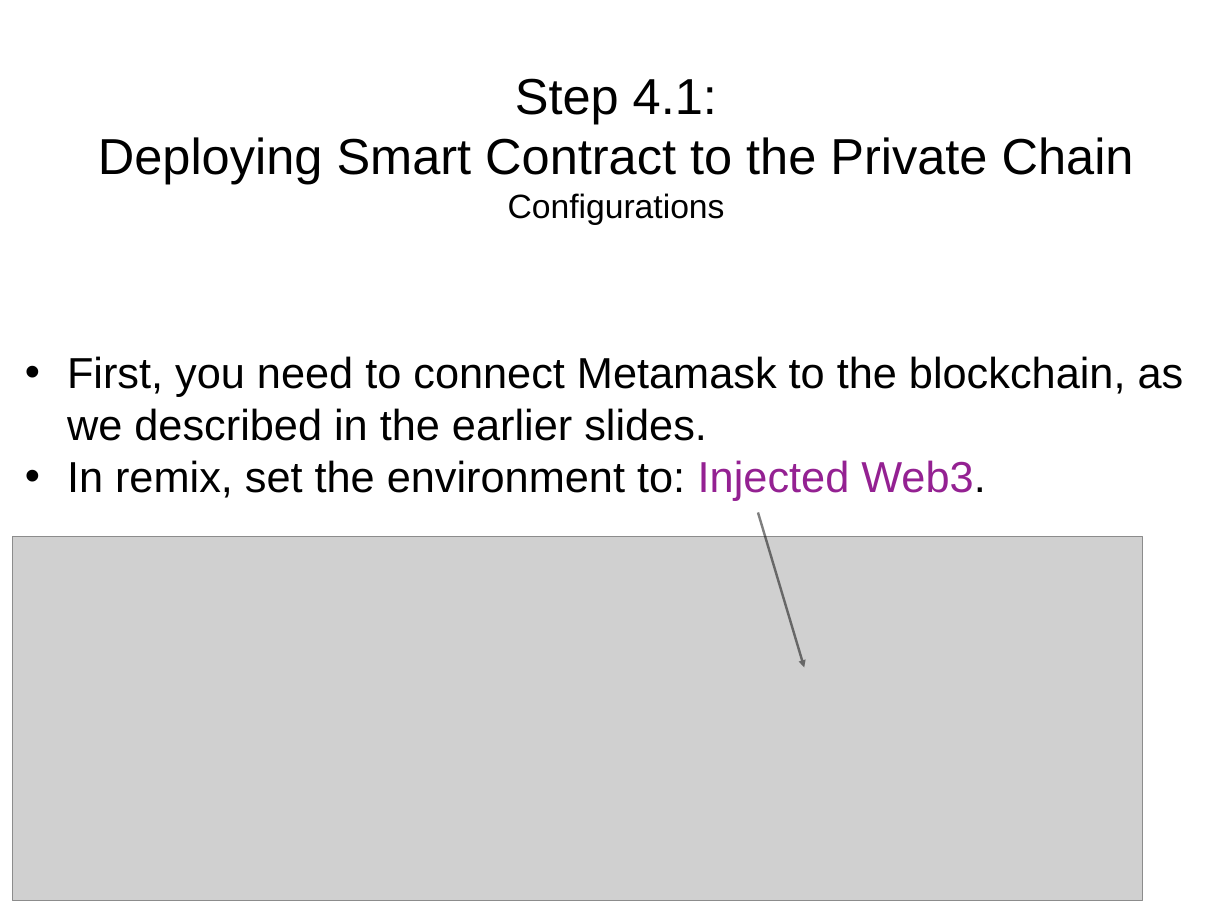
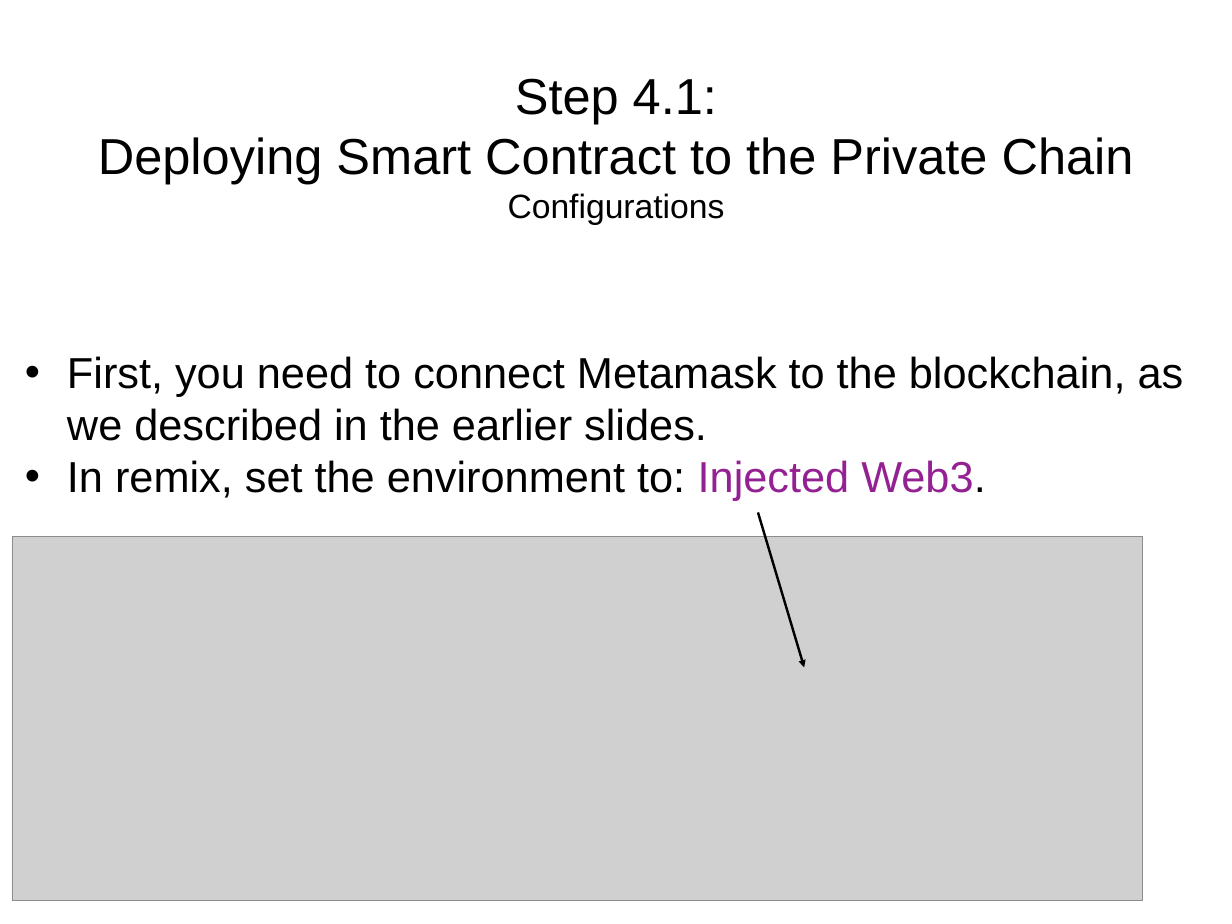
Before and after one commit to solegga/blockchaincourse, a slide deck: slide 13 of How_to_connect_to_university_of_edinburgh_private_blockchain.pptx. Drawn at 1232x924 pixels with LibreOffice and Linux fonts; fonts in the diff are those of the drawing; grey boxes stand for pictures. Boxes give left, top, right and bottom in pixels: in the first picture for what was removed or moved away, otherwise in the second. Text is boxed around its words. In the diff, an @@ line names an element or a change of style, - is before the commit and + after.

```diff
--- a/How_to_connect_to_university_of_edinburgh_private_blockchain.pptx
+++ b/How_to_connect_to_university_of_edinburgh_private_blockchain.pptx
@@ arrow removed from (758, 513) to (804, 668) @@
@@ freeform shape added at [758,513,804,668], outline #000000 2.01 pt @@
```
Also in this commit, not shown: 14 other slides changed, 1 other file.
